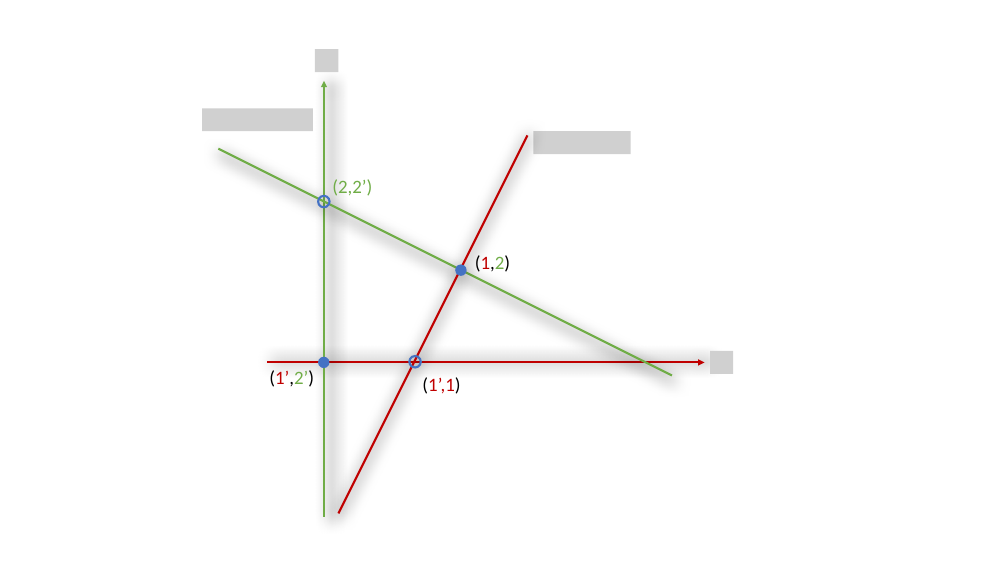
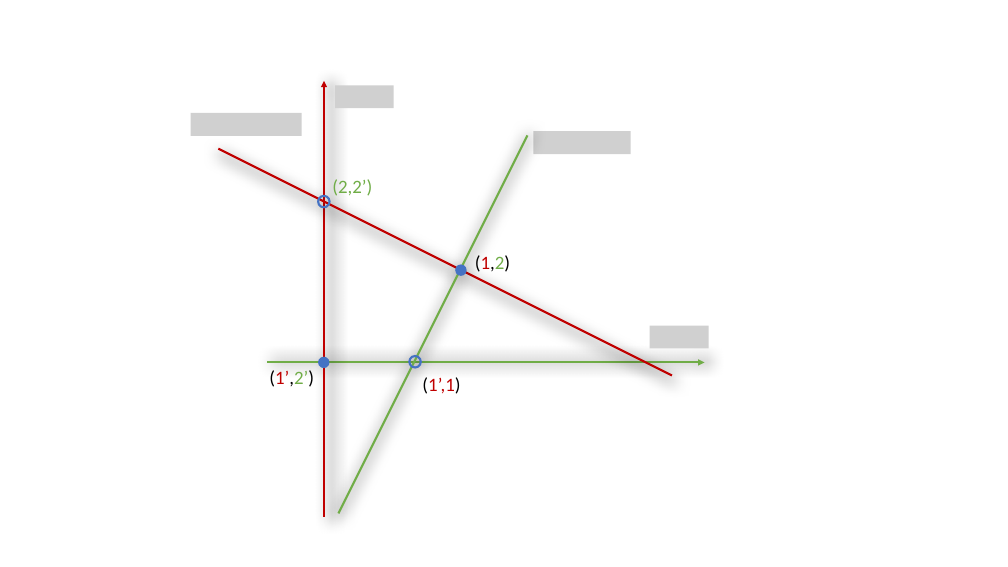
Before and after one commit to clover199/clover199.github.io, a slide deck: slide 2 of projects/17_11_17_market/figs/fig.pptx. Drawn at 1008x567 pixels with LibreOffice and Linux fonts; fonts in the diff are those of the drawing; grey boxes stand for pictures. Boxes give left, top, right and bottom in pixels: in the first picture for what was removed or moved away, otherwise in the second. Text is boxed around its words. In the diff, an @@ line names an element or a change of style, - is before the commit and + after.

```diff
--- a/projects/17_11_17_market/figs/fig.pptx
+++ b/projects/17_11_17_market/figs/fig.pptx
@@ picture removed at (x1=315, y1=49, x2=339, y2=72) @@
@@ arrow (324, 517) - (324, 81): stroke #70AD47 2 pt to #C00000 2 pt @@
@@ picture added at (x1=335, y1=85, x2=393, y2=108) @@
@@ picture moved from (x1=202, y1=108, x2=313, y2=131) to (x1=191, y1=113, x2=302, y2=135) @@
@@ line (219, 149) - (672, 376): stroke #70AD47 2 pt to #C00000 2 pt @@
@@ line (339, 513) - (528, 135): stroke #C00000 2 pt to #70AD47 2 pt @@
@@ picture added at (x1=650, y1=326, x2=709, y2=349) @@
@@ picture removed at (x1=710, y1=351, x2=733, y2=374) @@
@@ arrow (268, 362) - (705, 362): stroke #C00000 2 pt to #70AD47 2 pt @@
```
Also in this commit, not shown: 4 other files.
